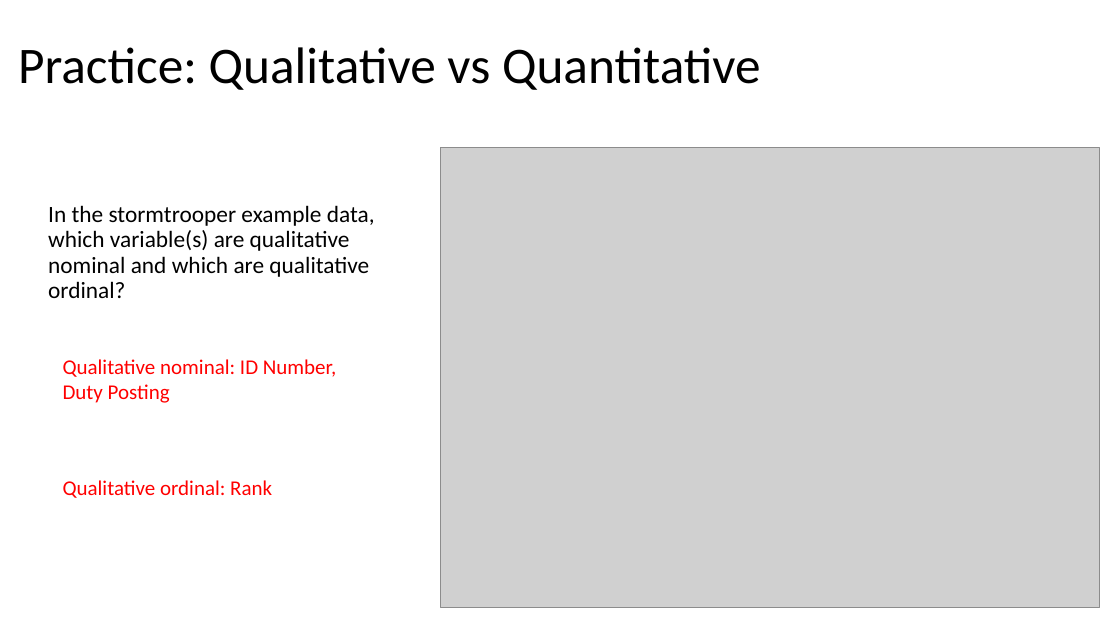
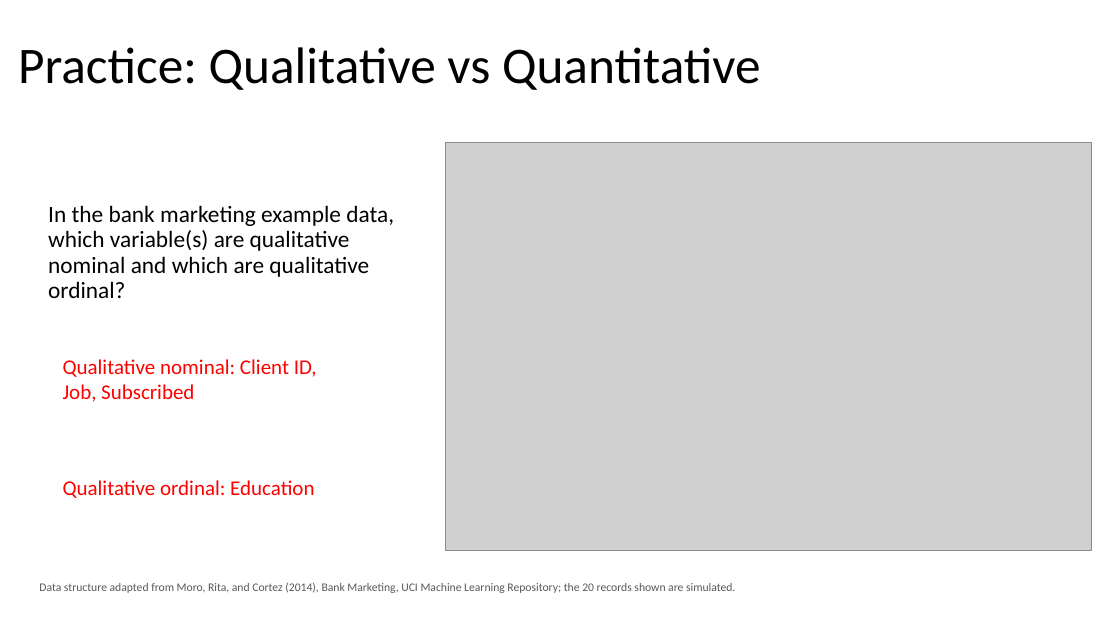
Before and after one commit to Jarred6068/Kvamme_UI_STAT251, a slide deck: slide 12 of docs/lecture_slides/Week 1/Week1_Lecture1_Slides_1_10_2024.pptx (slide 11 before the commit). Drawn at 1120x630 pixels with LibreOffice and Linux fonts; fonts in the diff are those of the drawing; grey boxes stand for pictures. Boxes give left, top, right and bottom in pixels: in the first picture for what was removed or moved away, otherwise in the second. Text is boxed around its words. In the diff, an @@ line names an element or a change of style, - is before the commit and + after.

```diff
--- a/docs/lecture_slides/Week 1/Week1_Lecture1_Slides_1_10_2024.pptx
+++ b/docs/lecture_slides/Week 1/Week1_Lecture1_Slides_1_10_2024.pptx
@@ picture resized from (x1=440, y1=148, x2=1100, y2=607) to (x1=445, y1=143, x2=1092, y2=550) @@
@@ text at (x1=48, y1=205, x2=394, y2=298): text changed @@
-In the stormtrooper example data, which variable(s) are qualitative nominal and which are qualitative ordinal?
+In the bank marketing example data, which variable(s) are qualitative nominal and which are qualitative ordinal?
@@ text at (x1=63, y1=359, x2=317, y2=402): text changed @@
-Qualitative nominal: ID Number, Duty Posting
+Qualitative nominal: Client ID, Job, Subscribed
@@ text at (x1=63, y1=480, x2=314, y2=498): text changed @@
-Qualitative ordinal: Rank
+Qualitative ordinal: Education
@@ text added at (x1=39, y1=582, x2=735, y2=593), 10 pt, text #595959 @@
+Data structure adapted from Moro, Rita, and Cortez (2014), Bank Marketing, UCI Machine Learning Repository; the 20 records shown are simulated.
```
Also in this commit, not shown: 1 other slide changed, 2 slides added, 1 slide removed, 14 other files.
